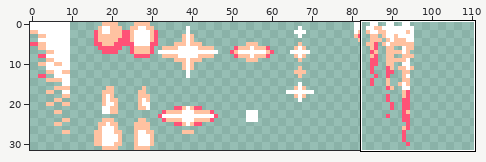
A sprite sheet gets an edit: units/weapons/ammunition.png. The picture above shows the old version from afar; the outline marks the close-up.
Close-up. Before the edit:
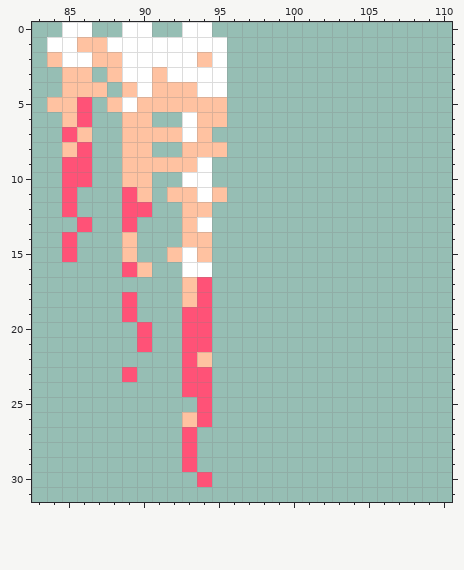
The file is 128x32 pixels. Shown: x 83..110, y 0..31. The wide view leaves out empty margins.
The same view after the edit:
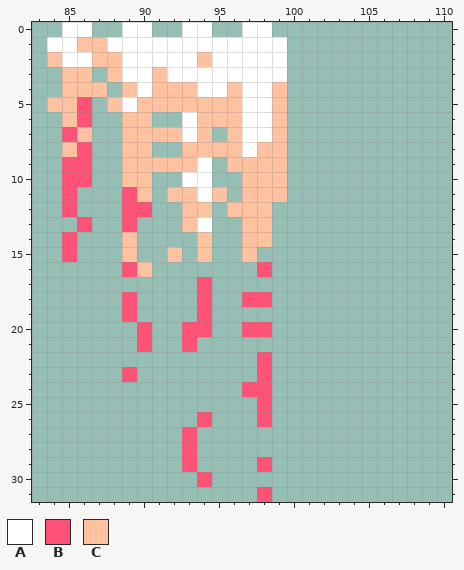
Palette (. is transparent): A #ffffff  B #ff5277  C #ffc2a1
The edit:
y 0: x 97..98 .. -> AA
y 1..3: x 96..99 .... -> AAAA
y 4..7: x 96..99 .... -> CAAC
y 8: x 96..99 .... -> CACC
y 9: x 96..99 .... -> CCCC
y 10..11: x 97..99 ... -> CCC
y 12: x 96..98 ... -> CCC
y 13: x 97..98 .. -> CC
y 14: x 93 C -> .; x 97..98 .. -> CC
y 15: x 93 A -> .; x 97 . -> C
y 16: x 93..94 AA -> ..; x 98 . -> B
y 17: x 93 C -> .
y 18: x 93 C -> .; x 97..98 .. -> BB
y 19: x 93 B -> .
y 20: x 97..98 .. -> BB
y 21: x 94 B -> .
y 22: x 93..94 BC -> ..; x 98 . -> B
y 23: x 93..94 BB -> ..; x 98 . -> B
y 24: x 93..94 BB -> ..; x 97..98 .. -> BB
y 25: x 94 B -> .; x 98 . -> B
y 26: x 93 C -> .; x 98 . -> B
y 29: x 98 . -> B
y 31: x 98 . -> B
Where, in picture pixels (left, top, right, bottom), the same in both close-ups:
changed: (182, 22, 287, 502)
